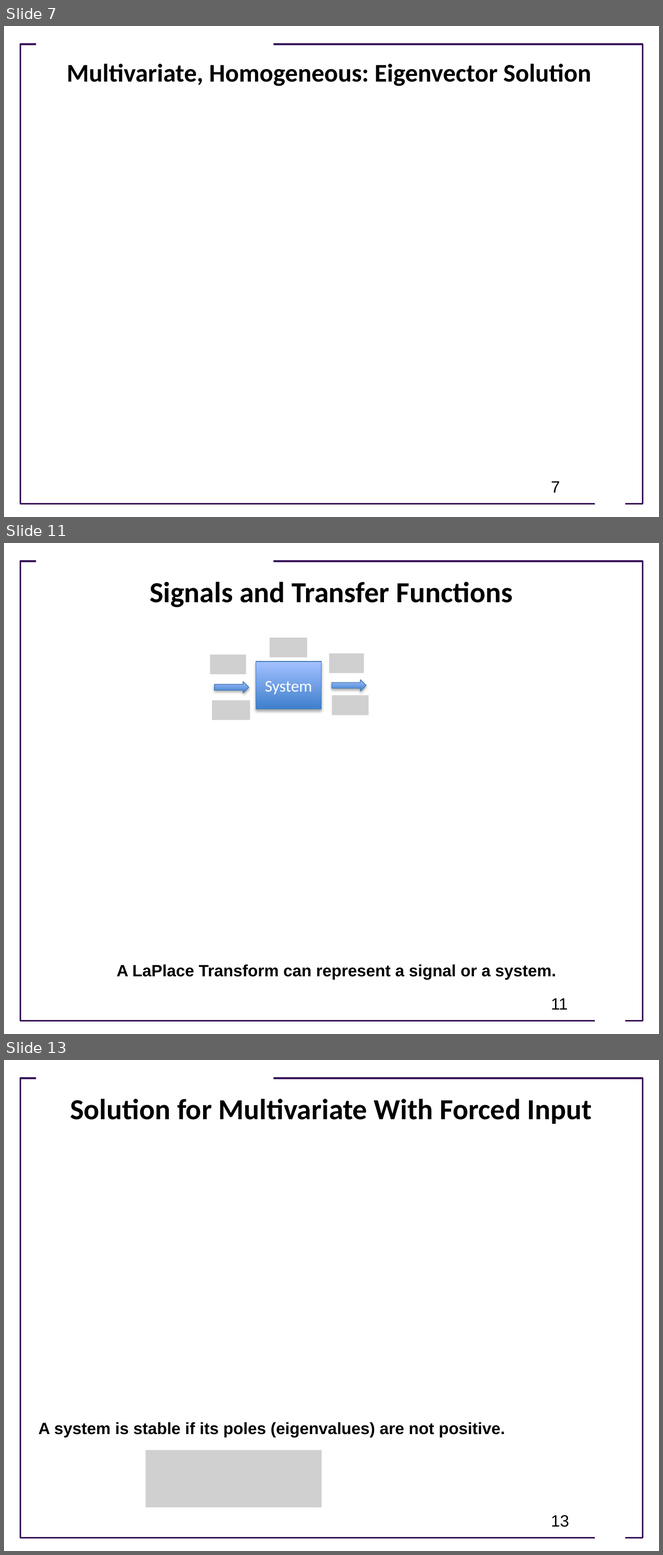
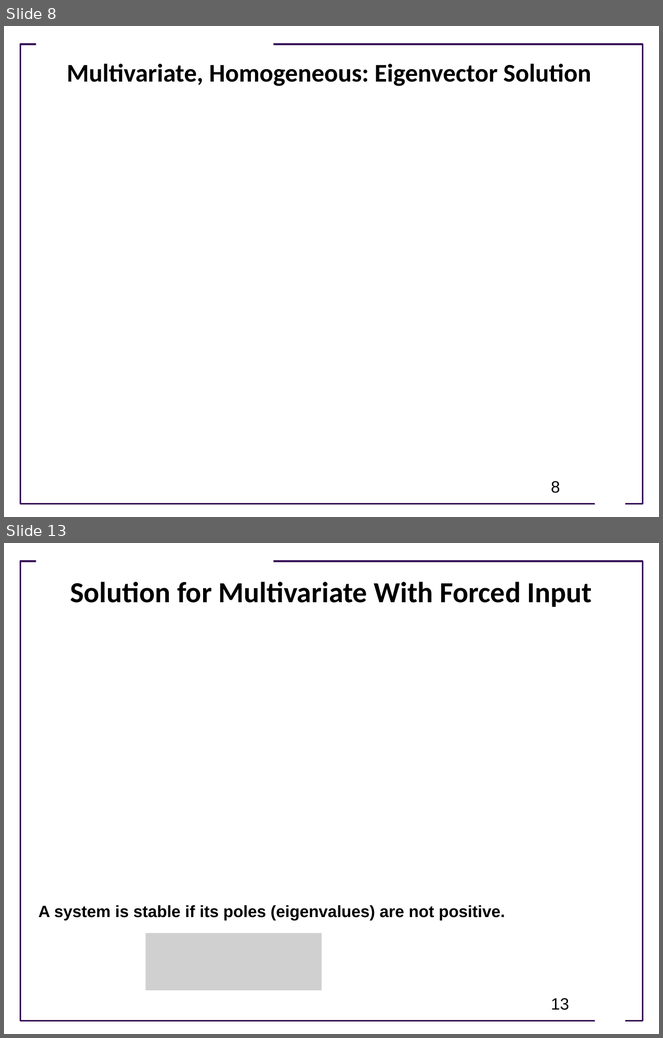
Before and after one commit to joseph-hellerstein/advanced-controls-lectures, a slide deck: Lecture_5-Dynamical-Systems/Dynamical-Systems.pptx. Shown one above the other, each under a label of ours: slides 7, 11 and 13 before the commit, slides 8 and 13 after it; the slides between them are not shown. The pictures are 663x1555 and 663x1038 pixels, drawn with LibreOffice and Linux fonts; fonts in the diff are those of the drawing; grey boxes stand for pictures; background and template pictures are left out. Boxes give left, top, right and bottom in pixels: in the first picture for what was removed or moved away, otherwise in the second. Text is boxed around its words. In the diff, an @@ line names an element or a change of style, - is before the commit and + after.

```diff
--- a/Lecture_5-Dynamical-Systems/Dynamical-Systems.pptx
+++ b/Lecture_5-Dynamical-Systems/Dynamical-Systems.pptx
@@ slide 11 removed at [4,543,659,1034], background #FFFFFF; not listed: 3 template elements that a slide beside it also shows @@
@@ title removed at [150,581,513,607] @@
-Signals and Transfer Functions
@@ picture removed at [269,637,307,657] @@
@@ picture removed at [210,654,246,674] @@
@@ rectangle removed at [256,662,321,709] @@
-System
@@ picture removed at [329,653,364,672] @@
@@ right arrow removed at [214,682,248,693] @@
@@ right arrow removed at [332,680,366,691] @@
@@ picture removed at [332,696,369,715] @@
@@ picture removed at [213,700,250,720] @@
@@ text removed at [117,965,556,980] @@
-A LaPlace Transform can represent a signal or a system.
@@ page number removed at [551,999,568,1010] @@
-11
@@ what was slide 7 is now slide 8 @@
@@ page number at [551,482,560,493]: text changed @@
-7
+8
```
Also in this commit, not shown: 3 slides changed, 4 slides added, 3 other slides removed, 1 other file.
